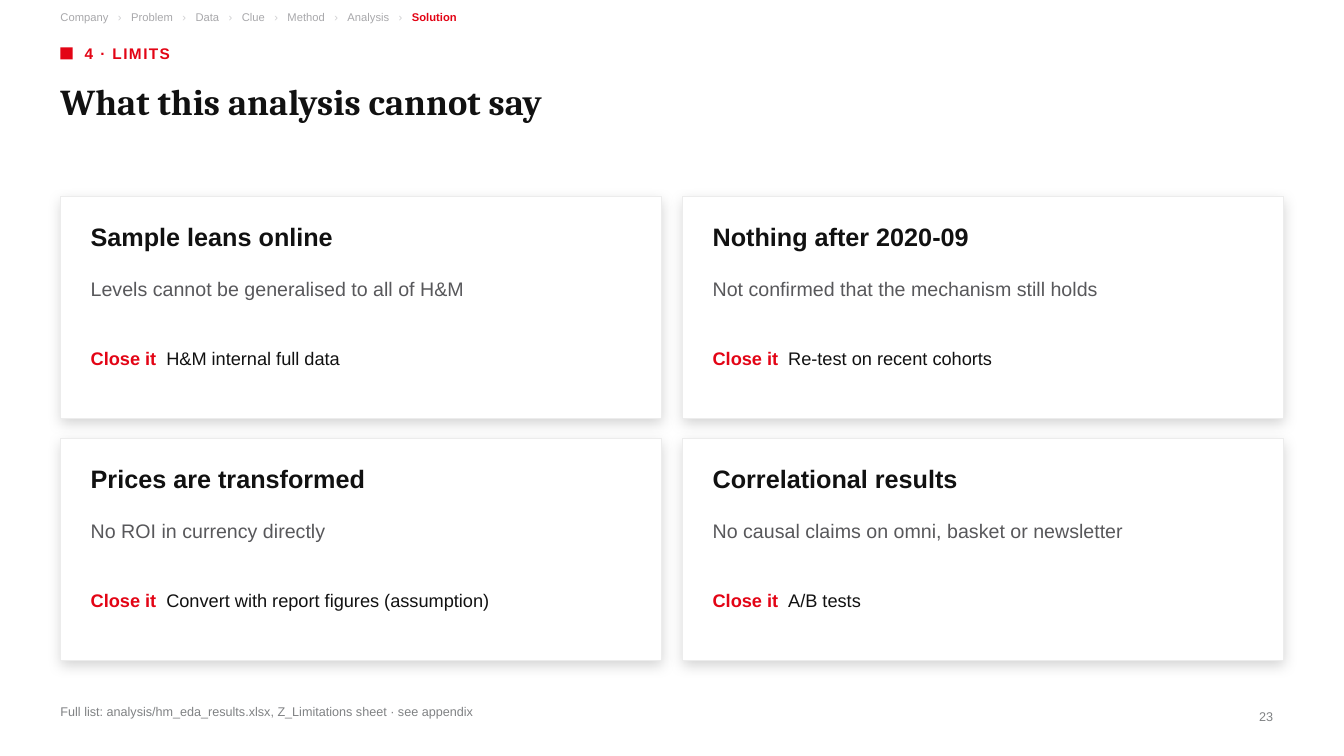
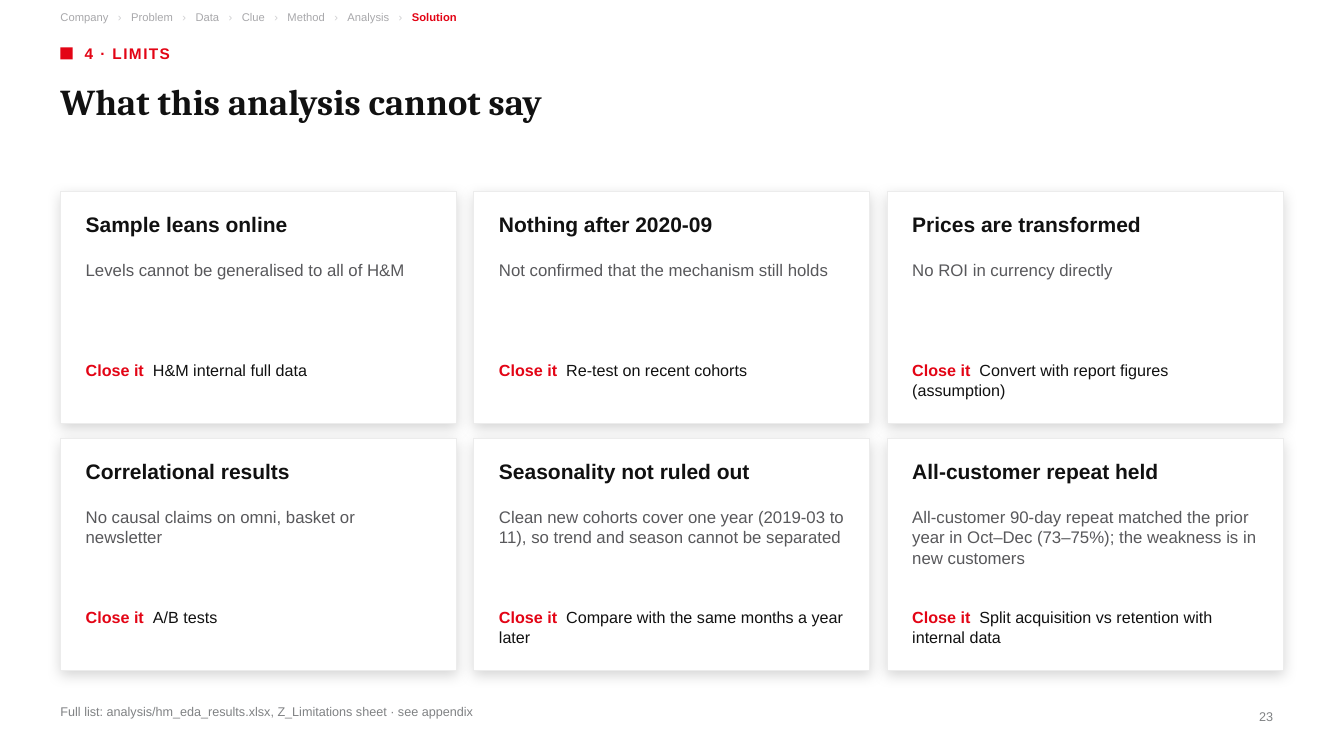
Before and after one commit to underthesun7213/social-data, a slide deck: slide 23 of presentation/hm_retention_deck_en.pptx. Drawn at 1344x756 pixels with LibreOffice and Linux fonts; fonts in the diff are those of the drawing. Boxes give left, top, right and bottom in pixels: in the first picture for what was removed or moved away, otherwise in the second. Text is boxed around its words. In the diff, an @@ line names an element or a change of style, - is before the commit and + after.

```diff
--- a/presentation/hm_retention_deck_en.pptx
+++ b/presentation/hm_retention_deck_en.pptx
@@ rectangle: place and size @@
-rectangle at [60,197,661,418]
+rectangle at [60,192,457,423]
@@ rectangle: place and size @@
-rectangle at [683,197,1284,418]
+rectangle at [474,192,870,423]
@@ rectangle: place and size @@
-rectangle at [60,439,661,660]
+rectangle at [887,192,1284,423]
@@ text "Sample leans online": place and size @@
-text "Sample leans online" at [91,227,333,252]
+text "Sample leans online" at [86,216,288,237]
@@ text "Nothing after 2020-09": place and size @@
-text "Nothing after 2020-09" at [713,227,968,252]
+text "Nothing after 2020-09" at [499,216,712,237]
@@ text "Prices are transformed": place and size @@
-text "Prices are transformed" at [91,469,365,489]
+text "Prices are transformed" at [912,216,1140,233]
@@ text "Levels cannot be generalised to ...": place and size @@
-text "Levels cannot be generalised to ..." at [91,282,464,300]
+text "Levels cannot be generalised to ..." at [86,264,404,280]
@@ text "Not confirmed that the mechanism ...": place and size @@
-text "Not confirmed that the mechanism ..." at [713,282,1098,296]
+text "Not confirmed that the mechanism ..." at [499,264,828,276]
@@ text "No ROI in currency directly": place and size @@
-text "No ROI in currency directly" at [91,524,325,542]
+text "No ROI in currency directly" at [912,264,1112,280]
@@ text "Close it H&M internal full ...": place and size @@
-text "Close it H&M internal full ..." at [91,351,339,365]
+text "Close it H&M internal full ..." at [86,364,307,376]
@@ text "Close it Re-test on recent ...": place and size @@
-text "Close it Re-test on recent ..." at [713,351,993,365]
+text "Close it Re-test on recent ..." at [499,364,747,376]
@@ text "Close it Convert with report ...": place and size @@
-text "Close it Convert with report ..." at [91,593,489,611]
+text "Close it Convert with report ..." at [912,364,1168,400]
@@ rectangle: place and size @@
-rectangle at [683,439,1284,660]
+rectangle at [60,439,457,670]
@@ rectangle added at [474,439,870,670], fill #FFFFFF, outline #ECECEC 0.5 pt @@
@@ rectangle added at [887,439,1284,670], fill #FFFFFF, outline #ECECEC 0.5 pt @@
@@ size 18 to 15 pt in 4 elements at [86,216,288,237], [499,216,712,237], [912,216,1140,233], [86,463,290,480] @@
@@ text "Correlational results": place and size @@
-text "Correlational results" at [713,469,958,489]
+text "Correlational results" at [86,463,290,480]
@@ text added at [499,463,750,484], 15 pt, text #111111, bold @@
+Seasonality not ruled out
@@ text added at [912,463,1158,484], 15 pt, text #111111, bold @@
+All-customer repeat held
@@ size 14 to 12 pt in 4 elements at [86,264,404,280], [499,264,828,276], [912,264,1112,280], [86,511,355,543] @@
@@ text "No causal claims on omni, ...": place and size @@
-text "No causal claims on omni, ..." at [713,524,1122,541]
+text "No causal claims on omni, ..." at [86,511,355,543]
@@ text added at [499,511,844,547], 12 pt, text #58585B @@
+Clean new cohorts cover one year (2019-03 to 11), so trend and season cannot be separated
@@ text added at [912,511,1256,564], 12 pt, text #58585B @@
+All-customer 90-day repeat matched the prior year in Oct–Dec (73–75%); the weakness is in new customers
@@ size 13 to 11.5 pt in 4 elements at [86,364,307,376], [499,364,747,376], [912,364,1168,400], [86,611,217,623] @@
@@ text "Close it A/B tests": place and size @@
-text "Close it A/B tests" at [713,593,860,607]
+text "Close it A/B tests" at [86,611,217,623]
@@ text added at [499,611,843,643], 11.5 pt, text #111111 @@
+Close it Compare with the same months a year later
@@ text added at [912,611,1213,643], 11.5 pt, text #111111 @@
+Close it Split acquisition vs retention with internal data
```
Also in this commit, not shown: 6 other slides changed, 6 other files.
